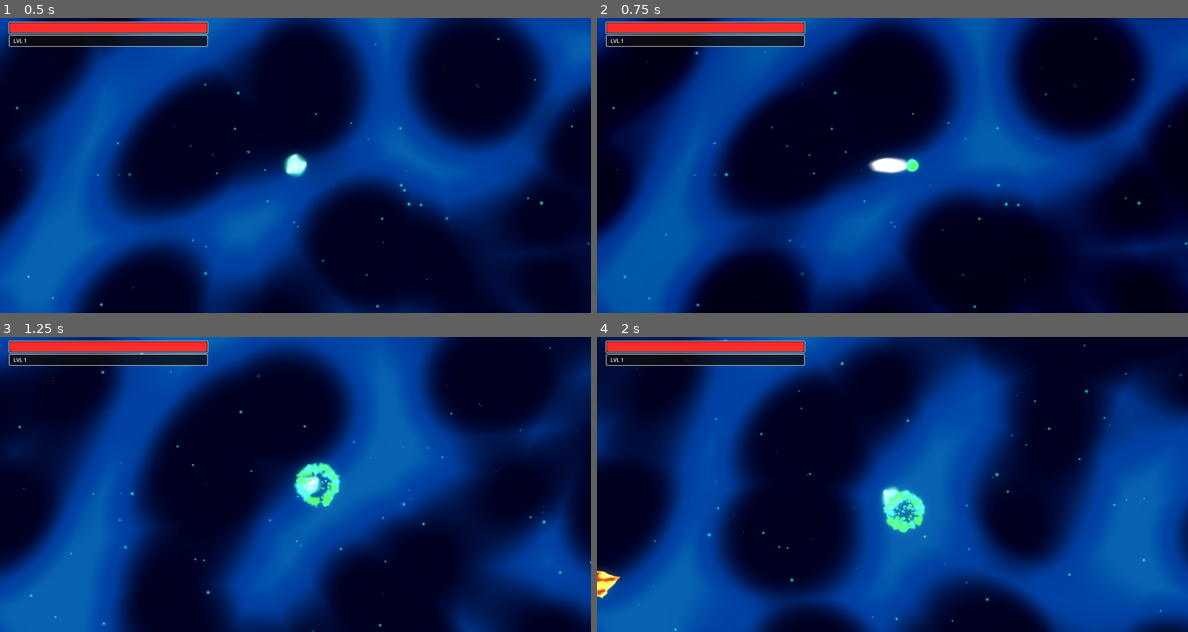
Above: before the commit, frames 1-4 (two rows, left to right).
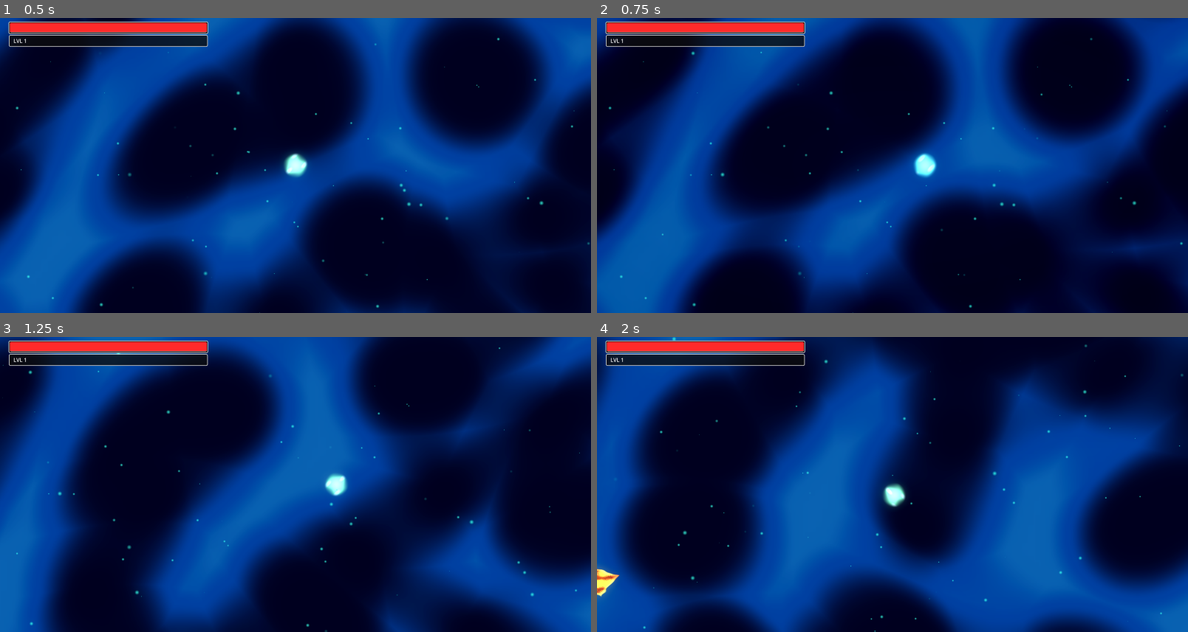
Above: after the commit, the same moments.

Repository: vinids86/aliensurvivors
Game: Godot game, scene res://scenes/game_manager.tscn
Two runs of this game, one before a commit and one after it. Both use one fixed random seed, a clock stepped at 60 frames per second and the inputs below. The engine's default icon, where the game draws it, is replaced by a stand-in: a white triangle on a blue panel in a dark square. Sound files missing from this copy of the repository are replaced by a short silence.
Inputs (mouse positions are in pixels of both pictures, inside the frame that each line leads up to):
- Up to frame 1 (0.5 s): no input
- Up to frame 2 (0.75 s): tap Enter (ui_accept) at 0.5 s; move the mouse to (1022, 150) at 0.52 s; hold Right (ui_right) from 0.53 s (still down); hold Enter (ui_accept) from 0.53 s (still down); tap Tab (ui_focus_next) at 0.6 s; click (1022, 150) at 0.67 s
- Up to frame 3 (1.25 s): keep holding Right (ui_right); keep holding Enter (ui_accept)
- Up to frame 4 (2 s): move the mouse to (774, 499) at 1.27 s; release Right (ui_right) at 1.28 s; release Enter (ui_accept) at 1.28 s; hold Down (ui_down) from 1.28 s (still down); tap Enter (ui_accept) at 1.35, 1.52, 1.82 s; click (774, 499) at 1.42 s; tap Tab (ui_focus_next) at 1.55 s

Frame 1 is identical in both runs. In frame 2, 1.3% of the frame differs, in the area x 1-100%, y 6-100%; in frame 3, 74%; in frame 4, 80%, in the area x 0-100%, y 0-100%.

Commit message:
new attack

Diff:
--- a/project.godot
+++ b/project.godot
@@ -30,9 +30,19 @@
 
 [input]
 
-attack={
+attack_basic={
 "deadzone": 0.2,
 "events": [Object(InputEventJoypadButton,"resource_local_to_scene":false,"resource_name":"","device":-1,"button_index":2,"pressure":0.0,"pressed":true,"script":null)
+]
+}
+dash={
+"deadzone": 0.2,
+"events": [Object(InputEventJoypadButton,"resource_local_to_scene":false,"resource_name":"","device":-1,"button_index":1,"pressure":0.0,"pressed":true,"script":null)
+]
+}
+attack_special={
+"deadzone": 0.2,
+"events": [Object(InputEventJoypadButton,"resource_local_to_scene":false,"resource_name":"","device":-1,"button_index":3,"pressure":0.0,"pressed":true,"script":null)
 ]
 }
 
--- /dev/null
+++ b/resources/idyllic_slash_card.tres
@@ -0,0 +1,15 @@
+[gd_resource type="Resource" script_class="MeleeAttackCard" load_steps=3 format=3 uid="uid://cglo6r5j5ppmv"]
+
+[ext_resource type="Script" uid="uid://do6a3tsc5rf8" path="res://scripts/melee_attack_card.gd" id="1_b41u4"]
+[ext_resource type="PackedScene" uid="uid://bvjb0m272sbis" path="res://scenes/idyllic_slash.tscn" id="2_ev3j5"]
+
+[resource]
+script = ExtResource("1_b41u4")
+slash_scene = ExtResource("2_ev3j5")
+offset_distance = 20.0
+attack_duration = 0.25
+knockback_power = 400.0
+base_cooldown_override = -1.0
+title = "New Upgrade"
+description = "Description here"
+metadata/_custom_type_script = "uid://do6a3tsc5rf8"
--- /dev/null
+++ b/scenes/idyllic_slash.tscn
@@ -0,0 +1,36 @@
+[gd_scene load_steps=7 format=3 uid="uid://bvjb0m272sbis"]
+
+[ext_resource type="Script" uid="uid://dy31fnmjgrgii" path="res://scripts/idyllic_slash.gd" id="1_qgcrp"]
+[ext_resource type="AudioStream" uid="uid://dgt23ist52pky" path="res://sfx/Blade Slash Short 01.wav" id="2_mrcfg"]
+[ext_resource type="Shader" uid="uid://drtpyjnq6tcxo" path="res://shadders/idyllic_slash.gdshader" id="2_tuoxa"]
+
+[sub_resource type="FastNoiseLite" id="FastNoiseLite_mrcfg"]
+frequency = 0.02
+
+[sub_resource type="NoiseTexture2D" id="NoiseTexture2D_6wuia"]
+noise = SubResource("FastNoiseLite_mrcfg")
+
+[sub_resource type="ShaderMaterial" id="ShaderMaterial_mrcfg"]
+shader = ExtResource("2_tuoxa")
+shader_parameter/progress = 0.0
+shader_parameter/base_color = Color(0, 1, 1, 1)
+shader_parameter/edge_color = Color(0, 0.5, 1, 1)
+shader_parameter/arc_angle = 130.0
+shader_parameter/noise_tex = SubResource("NoiseTexture2D_6wuia")
+
+[node name="IdyllicSlash" type="Area2D"]
+collision_layer = 4
+collision_mask = 2
+script = ExtResource("1_qgcrp")
+radius = 80.0
+sfx_slash = ExtResource("2_mrcfg")
+
+[node name="VisualRect" type="ColorRect" parent="."]
+material = SubResource("ShaderMaterial_mrcfg")
+offset_left = -100.0
+offset_top = -100.0
+offset_right = 100.0
+offset_bottom = 100.0
+mouse_filter = 2
+
+[node name="AudioStreamPlayer2D" type="AudioStreamPlayer2D" parent="."]
--- a/scenes/player.tscn
+++ b/scenes/player.tscn
@@ -1,11 +1,13 @@
-[gd_scene load_steps=10 format=3 uid="uid://calshek1ah73r"]
+[gd_scene load_steps=12 format=3 uid="uid://calshek1ah73r"]
 
 [ext_resource type="Script" uid="uid://jbg1g8oyn70k" path="res://scripts/player_controller.gd" id="1_g2els"]
 [ext_resource type="Script" uid="uid://d4jbs7a2p4tcg" path="res://scripts/stats_config.gd" id="2_qhqgy"]
 [ext_resource type="Resource" uid="uid://bt6p848ahoanw" path="res://resources/basic_slash.tres" id="3_qhqgy"]
+[ext_resource type="Resource" uid="uid://cglo6r5j5ppmv" path="res://resources/idyllic_slash_card.tres" id="3_smehm"]
 [ext_resource type="Shader" uid="uid://dt0q053aqm6co" path="res://shadders/plasma_body.gdshader" id="4_dqkch"]
 [ext_resource type="Texture2D" uid="uid://cl5c57oibjf8x" path="res://icon.svg" id="5_qlg0r"]
 [ext_resource type="AudioStream" uid="uid://b358e3csg303j" path="res://sfx/Gore Splat Stab Poke 03.wav" id="5_tuyoq"]
+[ext_resource type="AudioStream" uid="uid://jrod2amj0l1m" path="res://sfx/Whoosh Short Light 03.wav" id="6_fjrip"]
 
 [sub_resource type="Resource" id="Resource_dqkch"]
 script = ExtResource("2_qhqgy")
@@ -30,11 +32,14 @@
 collision_mask = 10
 script = ExtResource("1_g2els")
 stats = SubResource("Resource_dqkch")
+basic_attack_card = ExtResource("3_smehm")
+special_attack_card = ExtResource("3_qhqgy")
 current_attack_behavior = ExtResource("3_qhqgy")
 sprite_ref = NodePath("Visuals/Sprite2D")
 body_shader = ExtResource("4_dqkch")
 audio_player = NodePath("SfxPlayer")
 sfx_hurt = ExtResource("5_tuyoq")
+sfx_dash = ExtResource("6_fjrip")
 xp_growth_multiplier = 1.5
 magnet_area_shape = NodePath("MagnetArea/CollisionShape2D")
 
--- a/scripts/game_manager.gd
+++ b/scripts/game_manager.gd
@@ -43,11 +43,15 @@
 		camera.global_position = player.global_position
 
 		# --- CONEXÃO DOS EFEITOS DE CÂMERA ---
-		# 1. Quando o player ataca (Tiro ou Corte)
-		player.on_attack_triggered.connect(_on_player_attack)
+		if player.has_signal("on_attack_triggered"):
+			player.on_attack_triggered.connect(_on_player_attack)
 
-		# 2. Quando o player recebe dano
-		player.on_hit_received.connect(_on_player_hit)
+		if player.has_signal("on_hit_received"):
+			player.on_hit_received.connect(_on_player_hit)
+
+		# NOVO: Conecta o sinal do Dash
+		if player.has_signal("on_dash_used"):
+			player.on_dash_used.connect(_on_player_dash)
 
 	if hud and player:
 		hud.setup(player)
@@ -59,21 +63,21 @@
 
 func _on_player_attack(_context: Dictionary) -> void:
 	if not camera: return
-
-	# Pequeno "coice" visual a cada ataque para dar peso
-	# Trauma baixo (0.15) = tremor sutil
-	# Zoom Kick pequeno (0.02) = pulsação rítmica
 	camera.add_trauma(0.15)
 	camera.zoom_kick(Vector2(0.02, 0.02), 0.1)
 
 func _on_player_hit(_source, _damage) -> void:
 	if not camera: return
-
-	# Impacto massivo ao levar dano
-	# Trauma alto (0.6) = tremor forte + aberração cromática visível
-	# Zoom Kick negativo (-0.05) = câmera "se afasta" ou distorce com o susto
 	camera.add_trauma(0.6)
 	camera.zoom_kick(Vector2(-0.05, -0.05), 0.3)
+
+# NOVO: Reação da câmera ao Dash
+func _on_player_dash(_cooldown) -> void:
+	if not camera: return
+	# Zoom out leve e rápido para dar sensação de velocidade
+	camera.zoom_kick(Vector2(0.05, 0.05), 0.15)
+	# Trauma leve para sentir o impacto da arrancada
+	camera.add_trauma(0.2)
 
 func _on_player_level_up(_new_level: int) -> void:
 	if level_up_screen:
--- /dev/null
+++ b/scripts/idyllic_slash.gd
@@ -0,0 +1,135 @@
+class_name IdyllicSlash extends Area2D
+
+# --- CONFIGURAÇÃO ---
+@export var damage: float = 5.0
+@export var knockback_force: float = 100.0
+@export var duration: float = 0.4
+@export var arc_angle: float = 130.0
+
+# AJUSTE: Radius deve ser maior que o Width para criar o buraco
+# Tente Radius = 200 e Width = 60
+@export var radius: float = 200.0
+@export var width: float = 60.0
+
+@export_group("Audio")
+@export var sfx_slash: AudioStream
+
+# Referências
+@onready var visual_shape: ColorRect = $VisualRect
+@onready var audio_player: AudioStreamPlayer2D = $AudioStreamPlayer2D
+
+var _shader_mat: ShaderMaterial
+var _tween: Tween
+var _hit_enemies: Array[Node2D] = []
+
+func setup(dmg: float, dur: float, scale_mod: float, kb: float, color_tint: Color) -> void:
+	damage = dmg
+	duration = max(dur, 0.3)
+	knockback_force = kb
+
+	# Resetamos a escala para 1 para evitar confusão no raio.
+	# O tamanho é controlado pelo 'radius' e tamanho do Rect.
+	scale = Vector2.ONE
+
+	if visual_shape:
+		# Garante que o Rect seja grande o suficiente para o raio definido
+		# Se raio é 200, o Rect precisa ser pelo menos 400x400, colocamos 500 pra garantir
+		var rect_dimension = (radius + width) * 2.2
+		visual_shape.size = Vector2(rect_dimension, rect_dimension)
+		# Centraliza
+		visual_shape.position = -visual_shape.size / 2.0
+
+		_shader_mat = visual_shape.material as ShaderMaterial
+		if _shader_mat:
+			_shader_mat = _shader_mat.duplicate()
+			visual_shape.material = _shader_mat
+			_shader_mat.set_shader_parameter("base_color", color_tint)
+			_shader_mat.set_shader_parameter("arc_angle", arc_angle)
+
+	_generate_collision_polygon()
+	_start_animation()
+	_play_sound()
+
+func _ready() -> void:
+	z_index = 10
+	monitorable = false
+	monitoring = true
+	body_entered.connect(_on_body_entered)
+
+func _generate_collision_polygon() -> void:
+	for child in get_children():
+		if child is CollisionShape2D or child is CollisionPolygon2D:
+			child.queue_free()
+
+	var polygon = CollisionPolygon2D.new()
+	var points = PackedVector2Array()
+
+	var segments = 16
+	var half_angle_rad = deg_to_rad(arc_angle) / 2.0
+	var start_angle = -half_angle_rad
+	var end_angle = half_angle_rad
+	var step = (end_angle - start_angle) / segments
+
+	# IMPORTANTE: O raio do shader é relativo ao UV (0 a 1).
+	# O shader desenha o anel em 0.7 do UV (raio 0.35 do rect total).
+	# Vamos forçar a hitbox a seguir essa lógica se o raio não estiver batendo.
+	# Mas o jeito mais fácil é ajustar o 'radius' manualmente no inspector até bater.
+
+	var r_outer = radius + (width / 2.0)
+	var r_inner = max(10.0, radius - (width / 2.0))
+
+	# Borda Externa
+	for i in range(segments + 1):
+		var current_angle = start_angle + (step * i)
+		var point = Vector2(cos(current_angle), sin(current_angle)) * r_outer
+		points.append(point)
+
+	# Borda Interna
+	for i in range(segments, -1, -1):
+		var current_angle = start_angle + (step * i)
+		var point = Vector2(cos(current_angle), sin(current_angle)) * r_inner
+		points.append(point)
+
+	polygon.polygon = points
+	add_child(polygon)
+
+func _play_sound() -> void:
+	if audio_player and sfx_slash:
+		audio_player.stream = sfx_slash
+		audio_player.pitch_scale = randf_range(0.9, 1.1)
+		audio_player.play()
+
+func _start_animation() -> void:
+	if not _shader_mat and visual_shape:
+		_shader_mat = visual_shape.material as ShaderMaterial
+
+	if not _shader_mat:
+		queue_free()
+		return
+
+	_tween = create_tween()
+
+	_tween.tween_method(
+		func(val): _shader_mat.set_shader_parameter("progress", val),
+		0.0, 1.0, duration
+	).set_trans(Tween.TRANS_CUBIC).set_ease(Tween.EASE_OUT)
+
+	# Hitbox ativa por 60% do tempo visual
+	get_tree().create_timer(duration * 0.6).timeout.connect(func(): monitoring = false)
+
+	var total_time = duration
+	if sfx_slash: total_time = max(duration, sfx_slash.get_length())
+
+	await get_tree().create_timer(total_time + 0.1).timeout
+	queue_free()
+
+func _on_body_entered(body: Node2D) -> void:
+	if body is PlayerController: return
+	if body in _hit_enemies: return
+
+	if body.has_method("take_damage"):
+		_hit_enemies.append(body)
+		var k_dir = (body.global_position - global_position).normalized()
+		if body.has_method("apply_knockback"):
+			body.apply_knockback(k_dir * knockback_force)
+		body.take_damage(damage)
--- a/scripts/player_controller.gd
+++ b/scripts/player_controller.gd
@@ -1,11 +1,16 @@
 class_name PlayerController extends CharacterBody2D
 
 ## Controlador principal da entidade Jogador.
-## Gerencia Input, Combate, XP e Coleta (Magnet).
+## Gerencia Input, Combate, XP, Coleta (Magnet) e agora Movimento Avançado (Dash).
 
 # --- ARQUITETURA ---
 @export_group("Architecture")
 @export var stats: StatsConfig
+
+@export_group("Combat Arsenal")
+@export var basic_attack_card: AttackBehaviorCard   # Ataque 1 (Idyllic)
+@export var special_attack_card: AttackBehaviorCard # Ataque 2 (Sonic Boom)
+# Mantido para compatibilidade, mas o código priorizará os de cima se existirem
 @export var current_attack_behavior: AttackBehaviorCard
 
 # Sinais
@@ -13,6 +18,8 @@
 signal on_hit_received(source, damage)
 signal on_level_up(current_level)
 signal on_xp_collected(amount)
+# Sinal emitido quando o dash é usado (para câmera e UI)
+signal on_dash_used(cooldown_time)
 
 # --- VISUAL ---
 @export_group("Visuals")
@@ -25,6 +32,7 @@
 @export_group("Audio")
 @export var audio_player: AudioStreamPlayer2D
 @export var sfx_hurt: AudioStream
+@export var sfx_dash: AudioStream # Som do Dash
 
 # --- PROGRESSÃO (XP) ---
 @export_group("Progression")
@@ -37,6 +45,13 @@
 @export var self_knockback_duration: float = 0.15
 @export var magnet_area_shape: CollisionShape2D
 
+# --- DASH ABILITY (NOVO) ---
+@export_group("Dash Ability")
+@export var dash_speed: float = 800.0          # Velocidade explosiva
+@export var dash_duration: float = 0.3         # Duração um pouco maior para suavizar
+@export var dash_cooldown: float = 1.5         # Tempo de recarga
+@export var dash_invulnerability: bool = true  # Se o player fica imune durante o dash
+
 # --- ANIMAÇÃO (TIMING) ---
 @export_group("Animation Timings")
 @export var anim_prep_time: float = 0.15
@@ -44,10 +59,14 @@
 @export var anim_recovery_time: float = 0.3
 
 # Estado Interno
-enum State { NORMAL, ATTACKING, KNOCKED_BACK }
+enum State { NORMAL, ATTACKING, KNOCKED_BACK, DASHING }
 var _state: State = State.NORMAL
 
-var _attack_timer: float = 0.0
+# Cooldowns individuais
+var _basic_timer: float = 0.0
+var _special_timer: float = 0.0
+var _attack_timer: float = 0.0 # Legado
+
 var _current_health: float
 var _current_xp: float = 0.0
 var _current_level: int = 1
@@ -62,6 +81,11 @@
 var _current_agitation: float = 1.0
 var _knockback_velocity: Vector2 = Vector2.ZERO
 
+# Variáveis de Controle do Dash
+var _dash_cooldown_timer: float = 0.0
+var _dash_direction: Vector2 = Vector2.ZERO
+var _dash_timer: float = 0.0
+
 func _ready() -> void:
 	if not stats: stats = StatsConfig.new()
 	_current_health = stats.get_stat("max_health")
@@ -70,19 +94,33 @@
 	_setup_visuals()
 	_update_magnet_radius()
 
+	# Fallback: Se não configurou os slots novos, usa o antigo
+	if not basic_attack_card and current_attack_behavior:
+		basic_attack_card = current_attack_behavior
+
 	if not audio_player:
 		push_warning("PlayerController: 'Audio Player' não atribuído!")
 
 func _physics_process(delta: float) -> void:
 	_time_alive += delta
+
+	# Gerencia Cooldowns
+	if _dash_cooldown_timer > 0: _dash_cooldown_timer -= delta
+	if _basic_timer > 0: _basic_timer -= delta
+	if _special_timer > 0: _special_timer -= delta
 
 	match _state:
 		State.NORMAL:
 			_handle_normal_movement(delta)
+			_handle_dash_input() # Verifica se apertou botão de dash
 		State.ATTACKING:
 			move_and_slide()
+			# Permite cancelar o ataque com Dash (Animation Cancel - Juice!)
+			_handle_dash_input()
 		State.KNOCKED_BACK:
 			_handle_knockback_movement(delta)
+		State.DASHING:
+			_handle_dashing_movement(delta)
 
 	if _state != State.KNOCKED_BACK and velocity.length() > 0:
 		_visual_rotation = lerp_angle(_visual_rotation, velocity.angle(), 15 * delta)
@@ -109,22 +147,89 @@
 		_level_up()
 
 func _level_up() -> void:
-	# Mantém o "troco" de XP para o próximo nível
 	_current_xp -= _xp_to_next_level
 	_current_level += 1
-
-	# FÓRMULA DE PROGRESSÃO
-	# XP Necessário = (XP Atual * Multiplicador) + Valor Fixo
-	# Ex: 100 * 1.1 + 25 = 135
-	# Ex: 135 * 1.1 + 25 = 173.5...
 	_xp_to_next_level = (_xp_to_next_level * xp_growth_multiplier) + xp_flat_increase
 
 	on_level_up.emit(_current_level)
-
-	# Cura ao subir de nível
 	heal(stats.get_stat("max_health") * 0.2)
-
 	print("LEVEL UP! Nível: %d | Próximo XP: %.0f" % [_current_level, _xp_to_next_level])
+
+# --- DASH SYSTEM (CORE) ---
+
+func _handle_dash_input() -> void:
+	if _dash_cooldown_timer <= 0:
+		# Use "dash" se você criou a ação no Input Map, ou "ui_focus_next" (Tab/R1) como fallback
+		if Input.is_action_just_pressed("ui_focus_next") or Input.is_action_just_pressed("dash"):
+			_start_dash()
+
+func _start_dash() -> void:
+	var input_dir = Input.get_vector("ui_left", "ui_right", "ui_up", "ui_down")
+
+	# Se não estiver movendo, dash na direção que está olhando (Frente)
+	if input_dir == Vector2.ZERO:
+		input_dir = Vector2.RIGHT.rotated(_visual_rotation)
+
+	_dash_direction = input_dir.normalized()
+	_state = State.DASHING
+	_dash_timer = dash_duration
+	_dash_cooldown_timer = dash_cooldown
+
+	# Som do Dash
+	if audio_player and sfx_dash:
+		audio_player.pitch_scale = randf_range(0.9, 1.1)
+		audio_player.stream = sfx_dash
+		audio_player.play()
+
+	# Efeitos Visuais - SEQUÊNCIA DE DASH (Mais Suave)
+	if sprite_ref:
+		if _tween_body: _tween_body.kill()
+		_tween_body = create_tween()
+
+		# 1. Preparação (Anticipation) - Um pouco mais lenta e suave
+		_tween_body.tween_property(sprite_ref, "scale", Vector2(0.5, 0.7), 0.08)\
+			.set_trans(Tween.TRANS_SINE).set_ease(Tween.EASE_OUT)
+
+		# 2. Dash (Action) - Estica progressivamente
+		_tween_body.tween_property(sprite_ref, "scale", Vector2(1.1, 0.4), 0.15)\
+			.set_trans(Tween.TRANS_CUBIC).set_ease(Tween.EASE_IN_OUT)
+
+	# Flash de cor (Ciano/Azul para indicar velocidade)
+	if _shader_material:
+		_shader_material.set_shader_parameter("base_color", Color(0.2, 1.0, 1.0))
+
+	# Emite sinal para a Câmera fazer o Zoom Out
+	on_dash_used.emit(dash_cooldown)
+
+func _handle_dashing_movement(delta: float) -> void:
+	velocity = _dash_direction * dash_speed
+	move_and_slide()
+
+	_dash_timer -= delta
+	if _dash_timer <= 0:
+		_finish_dash()
+
+func _finish_dash() -> void:
+	_state = State.NORMAL
+	# Mantém um pouco de inércia na direção do movimento
+	velocity = _dash_direction * stats.get_stat("move_speed")
+
+	# Efeito: Frenagem (Follow Through) - Mais natural
+	if sprite_ref:
+		if _tween_body: _tween_body.kill()
+		_tween_body = create_tween()
+
+		# 3. Frenagem (Impacto da parada)
+		_tween_body.tween_property(sprite_ref, "scale", Vector2(0.55, 0.65), 0.12)\
+			.set_trans(Tween.TRANS_SINE).set_ease(Tween.EASE_OUT)
+
+		# 4. Estabiliza no tamanho original (0.6, 0.6) suavemente
+		_tween_body.tween_property(sprite_ref, "scale", Vector2(0.6, 0.6), 0.25)\
+			.set_trans(Tween.TRANS_CUBIC).set_ease(Tween.EASE_OUT)
+
+	# Volta a cor original
+	if _shader_material:
+		_shader_material.set_shader_parameter("base_color", color_head)
 
 # --- MOVIMENTO E COMBATE ---
 
@@ -143,6 +248,9 @@
 		_knockback_velocity = Vector2.ZERO
 
 func apply_movement_knockback(direction: Vector2, force: float, duration: float) -> void:
+	# Não aplica knockback se estiver no meio de um dash (imparável)
+	if _state == State.DASHING: return
+
 	_knockback_velocity = direction * force
 	_state = State.KNOCKED_BACK
 	var tw = create_tween()
@@ -154,6 +262,10 @@
 	)
 
 func take_damage(amount: float, source_node: Node2D = null, knockback_force: float = 0.0) -> void:
+	# INVULNERABILIDADE (I-FRAME) durante o Dash
+	if _state == State.DASHING and dash_invulnerability:
+		return
+
 	_current_health -= amount
 	on_hit_received.emit(source_node, amount)
 
@@ -165,7 +277,11 @@
 		_shader_material.set_shader_parameter("base_color", color_damage)
 		var tw = create_tween()
 		tw.tween_interval(0.1)
-		tw.tween_callback(func(): _shader_material.set_shader_parameter("base_color", color_head))
+		tw.tween_callback(func():
+			# Só reseta a cor se não estiver no meio de um dash (que usa azul)
+			if _state != State.DASHING and _shader_material:
+				_shader_material.set_shader_parameter("base_color", color_head)
+		)
 
 	if audio_player and sfx_hurt:
 		audio_player.pitch_scale = randf_range(0.95, 1.05)
@@ -192,49 +308,81 @@
 	# Aqui você pode adicionar lógica de Game Over depois
 
 func _handle_combat(delta: float) -> void:
-	if _attack_timer > 0:
-		_attack_timer -= delta
-	if _state == State.NORMAL and _attack_timer <= 0:
-		if Input.is_action_pressed("ui_accept") or Input.is_mouse_button_pressed(MOUSE_BUTTON_LEFT) or Input.is_action_pressed("attack"):
-			if current_attack_behavior:
-				var attack_dir = Vector2.RIGHT.rotated(_visual_rotation)
-				_start_attack_sequence(attack_dir)
-
-func _start_attack_sequence(fixed_aim_direction: Vector2) -> void:
+	# Lógica para 2 Ataques:
+	# 1. Checa BÁSICO (Botão Esquerdo / attack_basic)
+	if _state == State.NORMAL and _basic_timer <= 0:
+		if Input.is_action_pressed("attack_basic") or Input.is_mouse_button_pressed(MOUSE_BUTTON_LEFT): # 'attack' como fallback
+			if basic_attack_card:
+				var dir = Vector2.RIGHT.rotated(_visual_rotation)
+				_start_attack_sequence(basic_attack_card, dir, "basic")
+				return
+
+	# 2. Checa ESPECIAL (Botão Direito / attack_special)
+	if _state == State.NORMAL and _special_timer <= 0:
+		if Input.is_action_pressed("attack_special") or Input.is_mouse_button_pressed(MOUSE_BUTTON_RIGHT):
+			if special_attack_card:
+				var dir = Vector2.RIGHT.rotated(_visual_rotation)
+				_start_attack_sequence(special_attack_card, dir, "special")
+				return
+
+# Modificado para aceitar o Card e o Tipo
+func _start_attack_sequence(card: AttackBehaviorCard, fixed_aim_direction: Vector2, attack_type: String) -> void:
 	_state = State.ATTACKING
-	var cd_total = stats.get_stat("cooldown")
-	if current_attack_behavior.base_cooldown_override > 0:
-		cd_total = current_attack_behavior.base_cooldown_override
-	_attack_timer = cd_total
-	var t_prep = max(cd_total * 0.35, 0.05)
-	var t_strike = max(cd_total * 0.15, 0.03)
-	var t_recover = max(cd_total * 0.4, 0.05)
-
+
+	# Define cooldown baseado na carta (ou global se a carta não tiver override)
+	var cd = stats.get_stat("cooldown")
+	if card.base_cooldown_override > 0:
+		cd = card.base_cooldown_override
+
+	# Aplica no timer correto
+	if attack_type == "basic":
+		_basic_timer = cd
+	else:
+		_special_timer = cd
+
+	# Animações baseadas no tempo do ataque
+	var t_prep = max(cd * 0.35, 0.05)
+	var t_strike = max(cd * 0.15, 0.03)
+	var t_recover = max(cd * 0.4, 0.05)
+
+	# Prep (Squash)
+	_visual_squash_stretch(Vector2(0.4, 0.8), t_prep)
+
+	await get_tree().create_timer(t_prep).timeout
+	if _state != State.ATTACKING: return # Cancelou?
+
+	# Executa
+	var knockback_dir = -fixed_aim_direction
+	apply_movement_knockback(knockback_dir, self_knockback_force, self_knockback_duration)
+
+	# AQUI: O card instancia a cena (Idyllic ou Sonic Boom)
+	card.execute(self, fixed_aim_direction)
+	_trigger_flash()
+
+	# Strike (Stretch)
+	_visual_squash_stretch(Vector2(1.2, 0.4), t_strike)
+
+	await get_tree().create_timer(t_strike).timeout
+
+	# Recover
+	_visual_squash_stretch(Vector2(0.6, 0.6), t_recover)
+
+	await get_tree().create_timer(t_recover).timeout
+	if _state == State.ATTACKING:
+		_state = State.NORMAL
+
+func _visual_squash_stretch(target_scale: Vector2, duration: float) -> void:
 	if sprite_ref:
 		if _tween_body: _tween_body.kill()
 		_tween_body = create_tween()
-		_tween_body.tween_property(sprite_ref, "scale", Vector2(0.4, 0.8), t_prep).set_trans(Tween.TRANS_SINE)
-
-	await get_tree().create_timer(t_prep).timeout
-	var knockback_dir = -fixed_aim_direction
-	apply_movement_knockback(knockback_dir, self_knockback_force, self_knockback_duration)
-	current_attack_behavior.execute(self, fixed_aim_direction)
-	_trigger_flash()
-
-	if sprite_ref:
-		if _tween_body: _tween_body.kill()
-		_tween_body = create_tween()
-		_tween_body.tween_property(sprite_ref, "scale", Vector2(1.2, 0.4), t_strike).set_trans(Tween.TRANS_EXPO).set_ease(Tween.EASE_OUT)
-		_tween_body.tween_property(sprite_ref, "scale", Vector2(0.6, 0.6), t_recover).set_trans(Tween.TRANS_ELASTIC).set_ease(Tween.EASE_OUT)
-
-	await get_tree().create_timer(t_strike + t_recover).timeout
-	if _state == State.ATTACKING:
-		_state = State.NORMAL
+		_tween_body.tween_property(sprite_ref, "scale", target_scale, duration).set_trans(Tween.TRANS_EXPO).set_ease(Tween.EASE_OUT)
 
 func _update_visuals(delta: float) -> void:
 	if _visual_pivot:
 		_visual_pivot.rotation = _visual_rotation
-	if sprite_ref and (_state == State.NORMAL or _state == State.KNOCKED_BACK):
+
+	# Só anima o "respiração/wobble" se NÃO estiver em animação forçada (Tween rodando)
+	if sprite_ref and (_state == State.NORMAL or _state == State.KNOCKED_BACK) and (not _tween_body or not _tween_body.is_running()):
 		var base_scale = Vector2(0.6, 0.6)
 		var target_scale = base_scale
 		if velocity.length() > 10.0:
@@ -248,6 +396,7 @@
 			var wave = sin(_time_alive * breath_freq) * breath_amp
 			target_scale = base_scale + Vector2(wave, wave)
 		sprite_ref.scale = sprite_ref.scale.lerp(target_scale, 10.0 * delta)
+
 	if _shader_material:
 		var target_speed = 2.0 if _state == State.ATTACKING else 1.0
 		_current_agitation = lerp(_current_agitation, target_speed, 5.0 * delta)
--- /dev/null
+++ b/shadders/idyllic_slash.gdshader
@@ -0,0 +1,48 @@
+shader_type canvas_item;
+
+uniform float progress : hint_range(0.0, 1.0) = 0.0;
+uniform vec4 base_color : source_color = vec4(0.0, 1.0, 1.0, 1.0);
+uniform vec4 edge_color : source_color = vec4(0.0, 0.5, 1.0, 1.0);
+uniform float arc_angle : hint_range(0.0, 360.0) = 130.0;
+uniform sampler2D noise_tex : hint_default_black, filter_linear_mipmap;
+
+const float PI_VAL = 3.14159265359;
+
+void fragment() {
+	vec2 uv = UV - 0.5;
+
+	float dist = length(uv) * 2.0;
+	float angle = atan(uv.y, uv.x); // 0 é Direita
+
+	// --- GEOMETRIA ---
+	float half_rad = radians(arc_angle) / 2.0;
+
+	// Máscara Angular
+	float in_cone = step(abs(angle), half_rad);
+
+	// Sweep
+	float angle_progress = (angle + half_rad) / (half_rad * 2.0);
+	float tail_length = 0.4;
+	float head_pos = progress * (1.0 + tail_length);
+
+	float sweep_mask = smoothstep(head_pos - tail_length, head_pos, angle_progress);
+	sweep_mask *= step(angle_progress, head_pos);
+
+	// Anel
+	float thickness = 0.3;
+	float radius = 0.7;
+	float ring = 1.0 - smoothstep(thickness * 0.5, thickness, abs(dist - radius));
+
+	// --- DISSOLUÇÃO ---
+	float noise = texture(noise_tex, uv + vec2(progress, 0.0)).r;
+
+	// --- COR FINAL ---
+	float alpha = in_cone * sweep_mask * ring;
+	alpha *= smoothstep(0.2, 0.8, noise + 0.2);
+	alpha *= 1.0 - smoothstep(0.9, 1.0, progress);
+
+	vec3 color = mix(edge_color.rgb, base_color.rgb, ring * sweep_mask);
+	color += base_color.rgb * smoothstep(0.8, 1.0, sweep_mask) * 2.0;
+
+	COLOR = vec4(color, alpha * base_color.a);
+}
Not shown, added: scripts/idyllic_slash.gd.uid
Not shown, added: sfx/Blade Slash Short 01.wav.import
Not shown, added: sfx/Whoosh Short Light 03.wav.import
Not shown, added: shadders/idyllic_slash.gdshader.uid
Not shown, added: sfx/Blade Slash Short 01.wav
Not shown, added: sfx/Whoosh Short Light 03.wav
